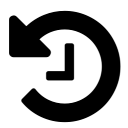
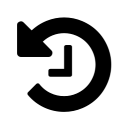
Before/after of a 128×128 layered artwork. What changed in the layer stack:
removed layer (unnamed layer) over [9, 10, 121, 123]
painted on "Background" over [9, 10, 121, 123]
